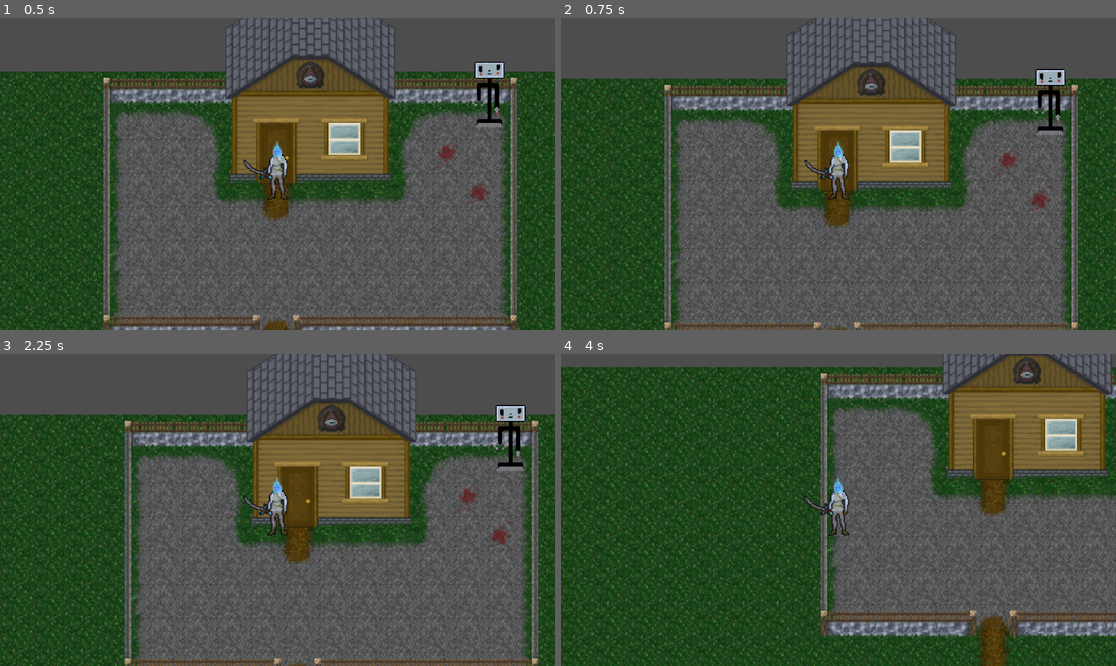
Above: before the commit, frames 1-4 (two rows, left to right).
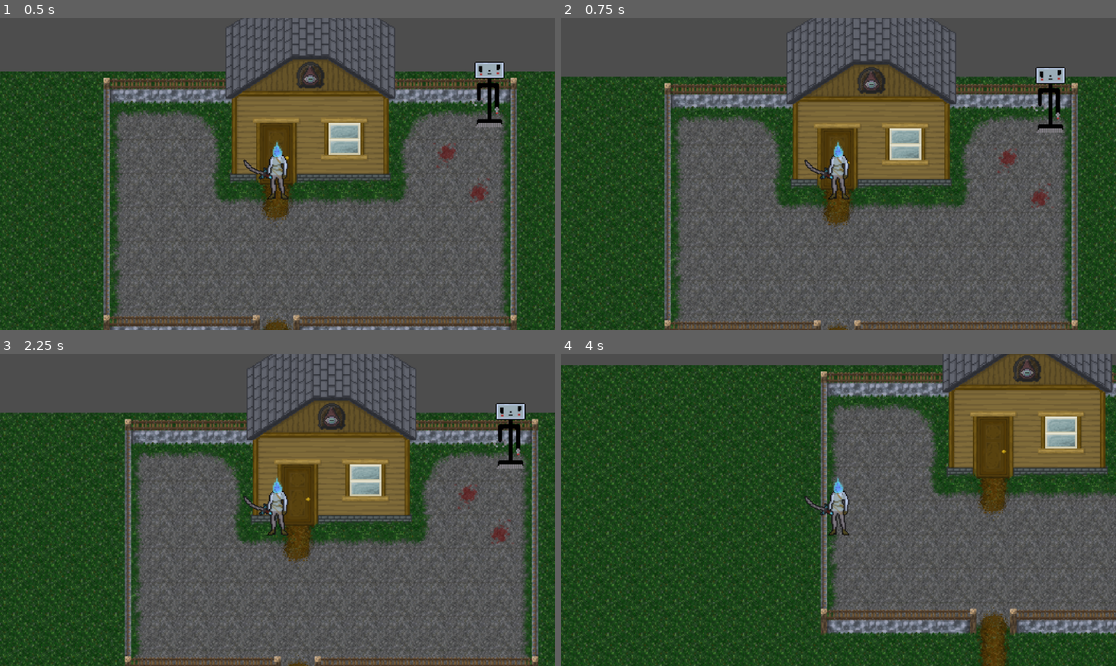
Above: after the commit, the same moments.

Repository: DropTheMag/Eldritch
Game: Godot game, scene res://Levels/Main.tscn
The game is run twice, just before and just after one commit, with the same random seed, the same clock (stepped at 60 frames per second) and the same inputs.
Inputs:
- Up to frame 1 (0.5 s): no input
- Up to frame 2 (0.75 s): tap Enter at 0.5 s; hold Up (ui_up) from 0.53 s (still down)
- Up to frame 3 (2.25 s): tap Space at 1.25 s; tap Enter at 2 s; release Up (ui_up) at 2.03 s; hold Left (ui_left) from 2.03 s (still down)
- Up to frame 4 (4 s): release Left (ui_left) at 3.53 s; hold Down (ui_down) from 3.53 s (still down)

Frame 1 is identical in both runs. In frame 2, 16% of the frame differs, in the area x 0-100%, y 0-100%; in frame 3, 16%; in frame 4, 18%.

Commit message:
Added Dialog Timer and Collision Detections for Displays

Diff:
--- a/Player/Player.gd
+++ b/Player/Player.gd
@@ -6,17 +6,26 @@
 
 	# Player controller
 	var HDirection = Input.get_axis("ui_left", "ui_right") * SPEED
+	if HDirection < 0:
+		get_node("Character").scale.x = abs(get_node("Character").scale.x)
+	if HDirection > 0:
+		get_node("Character").scale.x = -abs(get_node("Character").scale.x)
 	var VDirection = Input.get_axis("ui_up", "ui_down") * SPEED
 
 	# Move player and grab collider info
 	var collision_info = move_and_collide(Vector2(HDirection, VDirection) * delta)
 
-	# Check collider, do stuffs
-	if collision_info:
-		var collider = collision_info.get_collider()
-		# Check if collided with HelperBot, opens dialog
-		if collider.is_in_group("HelperBot") and not GV.dialog_open:
-			var DialogButton = get_node("DialogButton")
-			DialogButton.text = collider.dialog_sequence[randi_range(0, collider.dialog_sequence.size() - 1)]
-			DialogButton.visible = true
-			GV.dialog_open = true
+func _on_dialog_collision_tracker_body_entered(body):
+	if body.is_in_group("HelperBot"):
+		var DialogButton = get_node("DialogButton")
+		DialogButton.left_dialog_initiator = false
+		DialogButton.dialog_timer = GV.dialog_timer
+		DialogButton.text = body.dialog_sequence[randi_range(0, body.dialog_sequence.size() - 1)]
+		DialogButton.visible = true
+		#GV.dialog_open = true
+
+# Check if the player is touching a dialog initiator, open dialog, if they leave, start the timer to remove the dialog.
+func _on_dialog_collision_tracker_body_exited(body):
+	if body.is_in_group("HelperBot"):
+		get_node("DialogButton").dialog_timer = GV.dialog_timer
+		get_node("DialogButton").left_dialog_initiator = true
--- a/Player/Player.tscn
+++ b/Player/Player.tscn
@@ -6,7 +6,10 @@
 [ext_resource type="Script" path="res://Player/UI/Dialog/DialogButton.gd" id="4_ibua3"]
 
 [sub_resource type="RectangleShape2D" id="RectangleShape2D_e3615"]
-size = Vector2(20, 6)
+size = Vector2(20, 8)
+
+[sub_resource type="RectangleShape2D" id="RectangleShape2D_012nu"]
+size = Vector2(24, 12)
 
 [node name="Player" type="Node2D"]
 z_index = 3
@@ -21,8 +24,8 @@
 position = Vector2(0, -24)
 texture = ExtResource("2_7jrwh")
 
-[node name="Sword" type="Sprite2D" parent="CharacterBody2D"]
-position = Vector2(-19, -27)
+[node name="Sword" type="Sprite2D" parent="CharacterBody2D/Character"]
+position = Vector2(-19, -3)
 rotation = -1.11307
 texture = ExtResource("2_iwb0i")
 
@@ -31,7 +34,7 @@
 zoom = Vector2(2.2, 2.2)
 
 [node name="WalkingCollision" type="CollisionShape2D" parent="CharacterBody2D" groups=["Player"]]
-position = Vector2(0, -3)
+position = Vector2(0, -4)
 shape = SubResource("RectangleShape2D_e3615")
 
 [node name="DialogButton" type="Button" parent="CharacterBody2D"]
@@ -45,4 +48,12 @@
 text = "He has a mean look in his eyes..."
 script = ExtResource("4_ibua3")
 
+[node name="DialogCollisionTracker" type="Area2D" parent="CharacterBody2D"]
+
+[node name="CollisionShape2D" type="CollisionShape2D" parent="CharacterBody2D/DialogCollisionTracker"]
+position = Vector2(0, -4)
+shape = SubResource("RectangleShape2D_012nu")
+
 [connection signal="pressed" from="CharacterBody2D/DialogButton" to="CharacterBody2D/DialogButton" method="_on_pressed"]
+[connection signal="body_entered" from="CharacterBody2D/DialogCollisionTracker" to="CharacterBody2D" method="_on_dialog_collision_tracker_body_entered"]
+[connection signal="body_exited" from="CharacterBody2D/DialogCollisionTracker" to="CharacterBody2D" method="_on_dialog_collision_tracker_body_exited"]
--- a/Player/UI/Dialog/DialogButton.gd
+++ b/Player/UI/Dialog/DialogButton.gd
@@ -1,10 +1,24 @@
 extends Button
+
+# Set how long the dialog stays open when the character leaves a dialog initiator
+var dialog_timer = 0
+var left_dialog_initiator = false
 
 # Hide the dialog box before initialization (allows it to still be viewed while editing)
 func _init():
 	visible = false
 
+# Tracks the timer for when to close the dialog if the player has been gone for too long from an initiator
+func _process(delta):
+	if left_dialog_initiator:
+		if dialog_timer > 0:
+			dialog_timer -= delta
+		else:
+			visible = false
+			#GV.dialog_open = false
+			left_dialog_initiator = false
+
 # When pressed, hide the button dialog and let the GV know it's closed
 func _on_pressed():
 	visible = false
-	GV.dialog_open = false
+	#GV.dialog_open = false
--- a/Scripts/GlobalVariables.gd
+++ b/Scripts/GlobalVariables.gd
@@ -4,3 +4,5 @@
 # Used externally by prefixing with GV.(variable name here)
 
 var dialog_open = false
+# Set how long the dialog stays open when the character leaves a dialog initiator
+var dialog_timer = 2
Not shown: 1 places in Player/Player.tscn that only renumber resources
